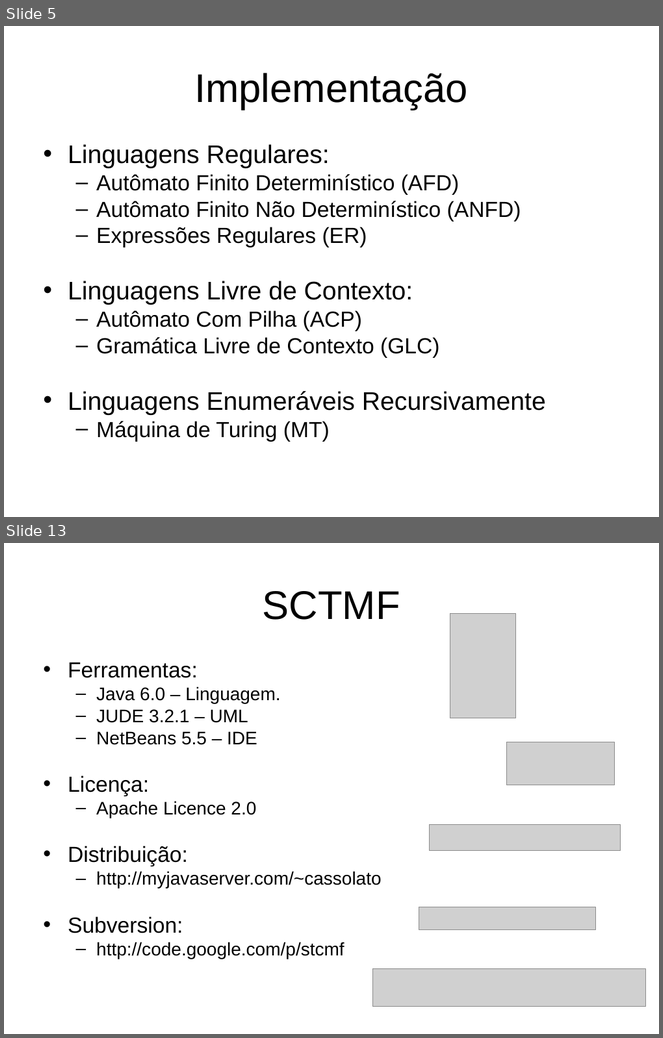
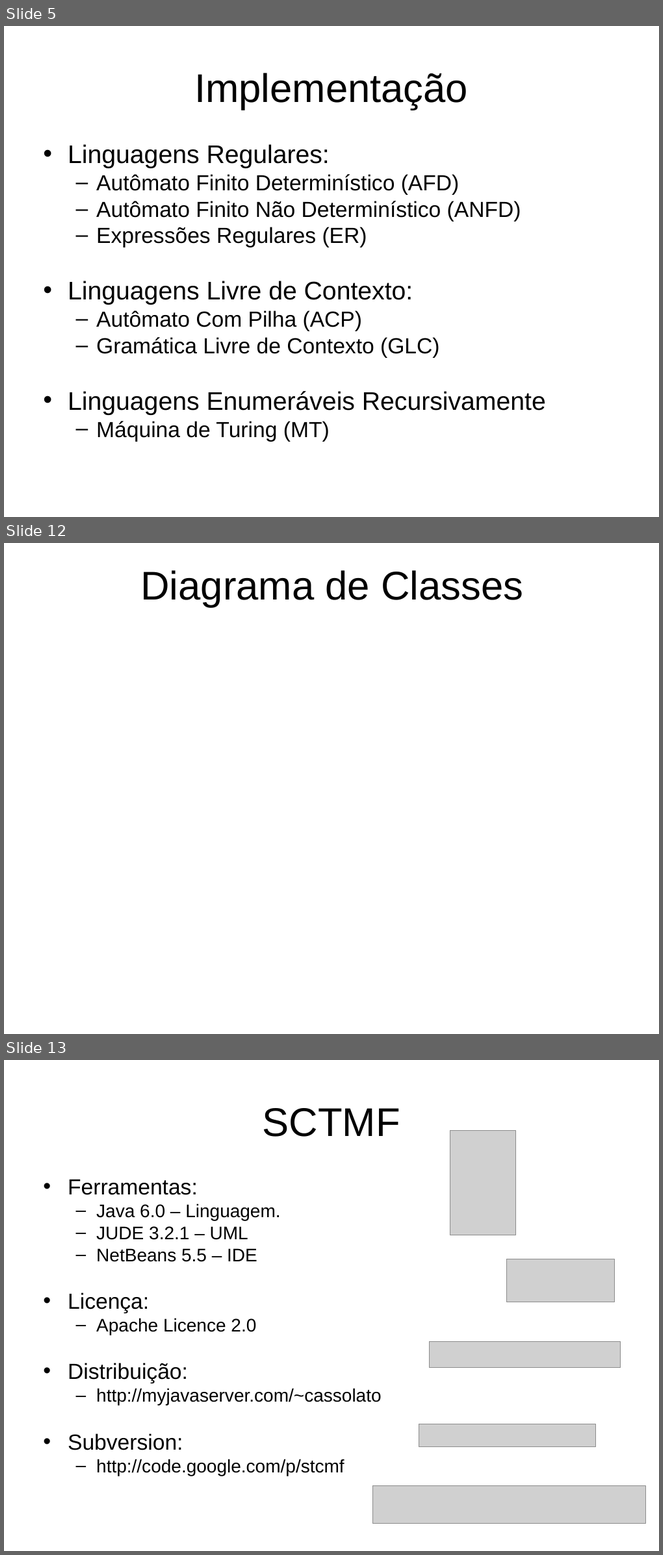
Before and after one commit to eduardoabreubg/sctmf, a slide deck: trunk/sctmf/documentation/Apresentação.ppt. Shown one above the other, each under a label of ours: slides 5 and 13 before the commit, slides 5, 12 and 13 after it; the slides between them are not shown. The pictures are 663x1038 and 663x1555 pixels, drawn with LibreOffice and Linux fonts; fonts in the diff are those of the drawing; grey boxes stand for pictures; background and template pictures are left out. Boxes give left, top, right and bottom in pixels: in the first picture for what was removed or moved away, otherwise in the second. Text is boxed around its words. In the diff, an @@ line names an element or a change of style, - is before the commit and + after.

```diff
--- a/trunk/sctmf/documentation/Apresentação.ppt
+++ b/trunk/sctmf/documentation/Apresentação.ppt
@@ slide 12 added at (4,543,659,1034), background picture (left out) @@
@@ title added at (141,570,523,607), 44 pt, text #000000 @@
+Diagrama de Classes
```
Also in this commit, not shown: 6 slides changed, 2 other slides added, 3 slides removed, 2 other files.
